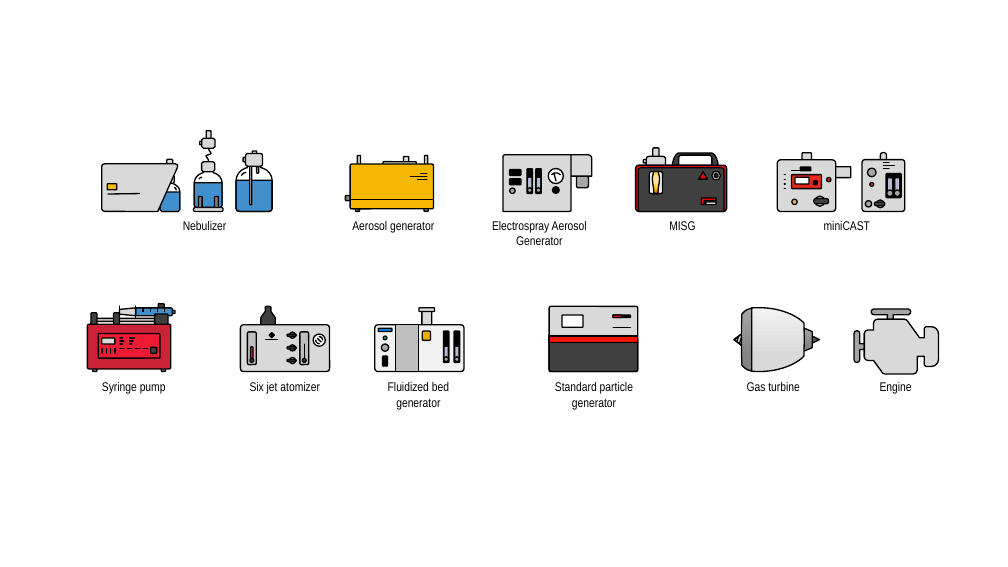
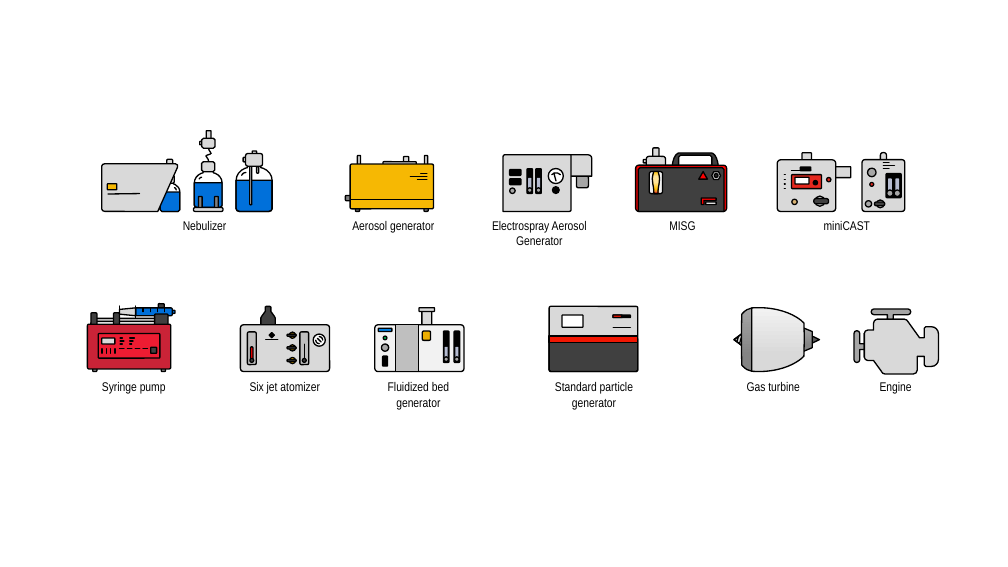
Before and after one commit to tsipkens/aerosol-icon-project, a slide deck: slide 1 of icons.pptx. Drawn at 1008x567 pixels with LibreOffice and Linux fonts; fonts in the diff are those of the drawing. Boxes give left, top, right and bottom in pixels: in the first picture for what was removed or moved away, otherwise in the second. Text is boxed around its words. In the diff, an @@ line names an element or a change of style, - is before the commit and + after.

```diff
--- a/icons.pptx
+++ b/icons.pptx
@@ fill #418FCD to #0070DA in 5 elements at bbox=[194, 183, 222, 207], bbox=[236, 180, 272, 211], bbox=[160, 192, 180, 212], bbox=[170, 311, 175, 314], bbox=[135, 308, 172, 315] @@
```
Also in this commit, not shown: 3 other slides changed, 4 other files.
